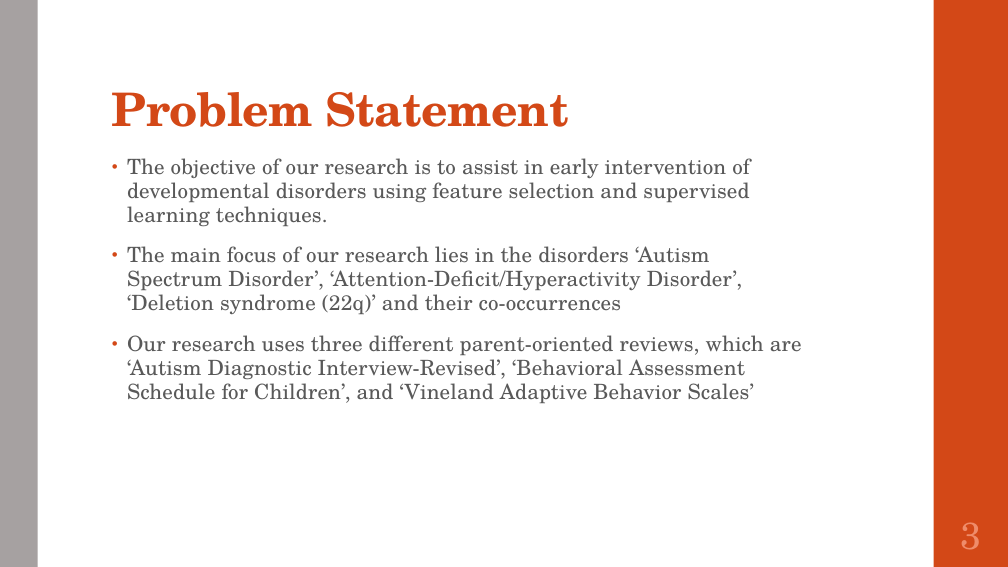
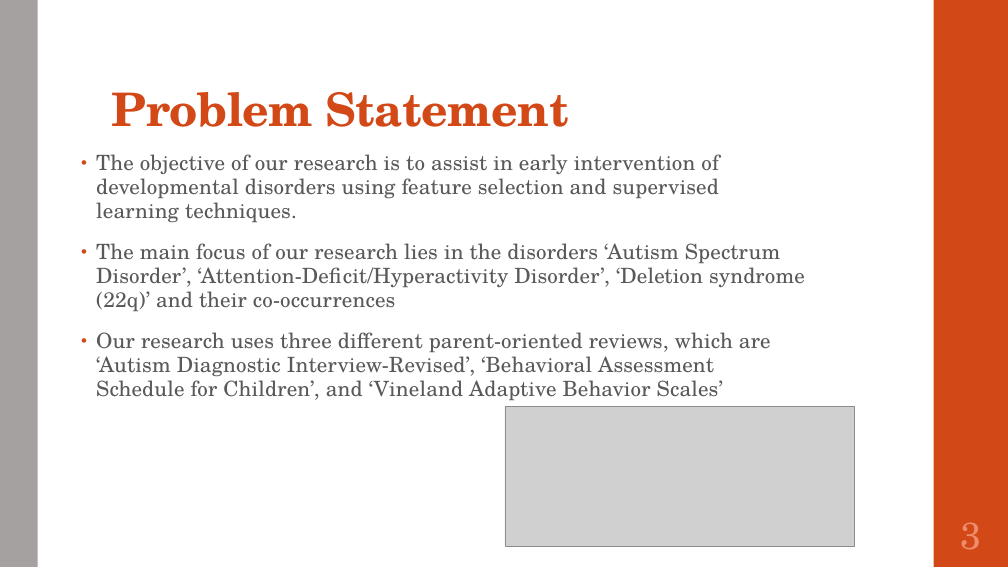
Before and after one commit to SirichandanaSambatur/CADDC, a slide deck: slide 3 of FinalReport.pptx. Drawn at 1008x567 pixels with LibreOffice and Linux fonts; fonts in the diff are those of the drawing; grey boxes stand for pictures. Boxes give left, top, right and bottom in pixels: in the first picture for what was removed or moved away, otherwise in the second. Text is boxed around its words. In the diff, an @@ line names an element or a change of style, - is before the commit and + after.

```diff
--- a/FinalReport.pptx
+++ b/FinalReport.pptx
@@ text "The objective of our research ..." rewrapped from (127, 158, 802, 403) to (96, 154, 805, 400) @@
@@ picture added at (505, 407, 854, 547) @@
```
Also in this commit, not shown: 10 other slides changed, 1 other file.
